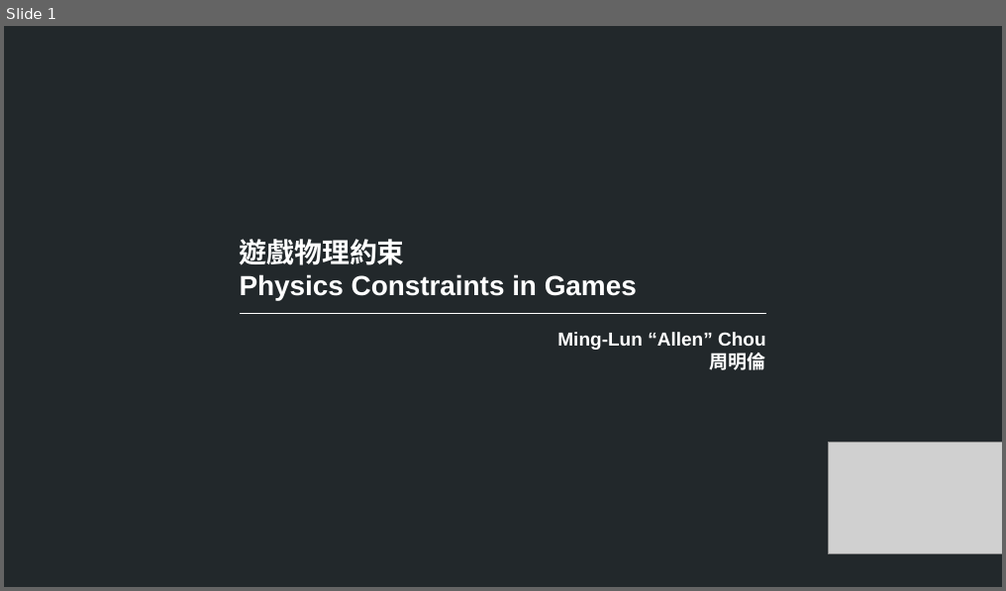
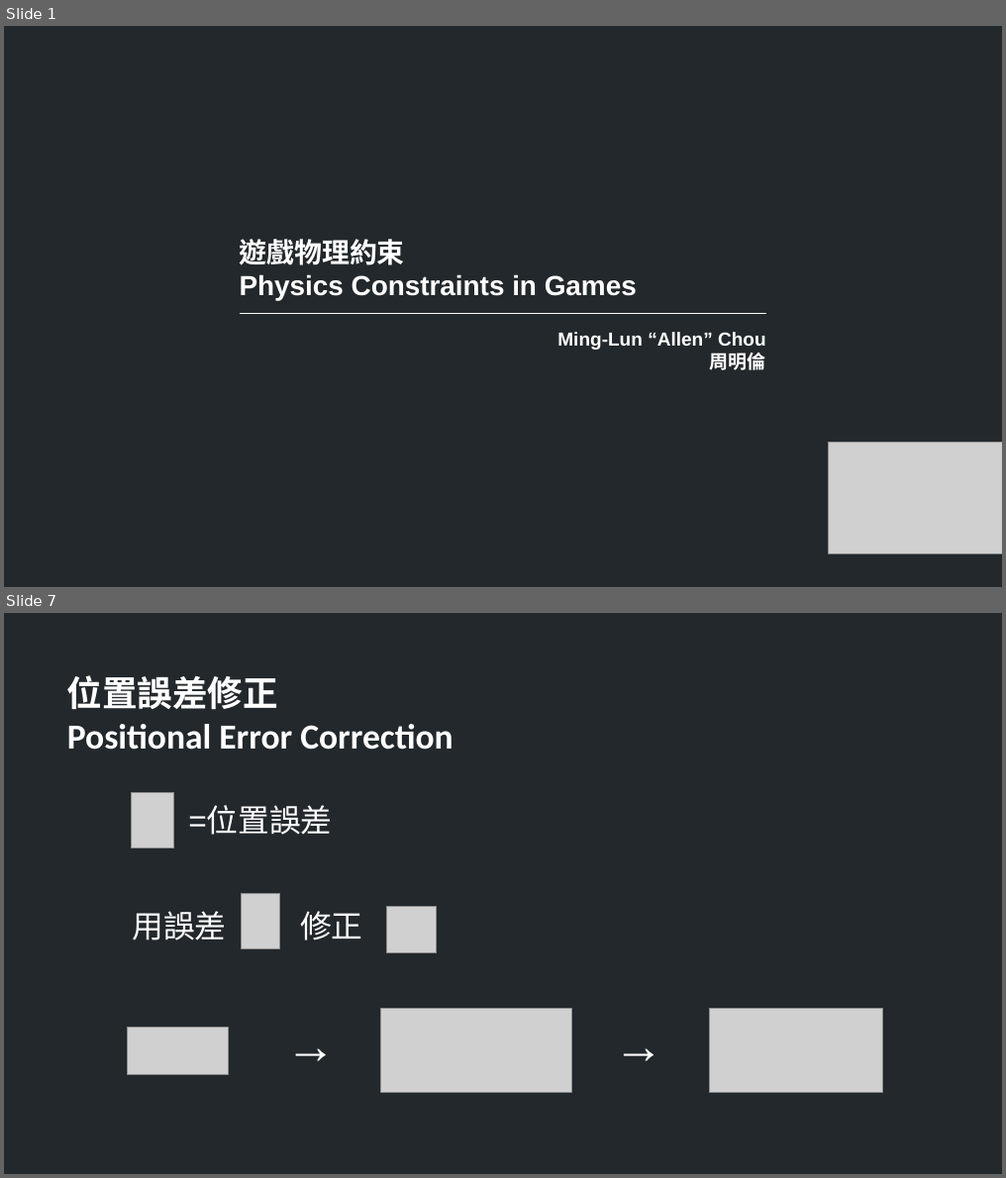
Before and after one commit to TheAllenChou/unity-physics-constraints, a slide deck: slides/physics constraints in games.odp. Shown one above the other, each under a label of ours: slide 1 before the commit, slides 1 and 7 after it; the slides between them are not shown. The pictures are 1006x591 and 1006x1178 pixels, drawn with LibreOffice and Linux fonts; fonts in the diff are those of the drawing; grey boxes stand for pictures. Boxes give left, top, right and bottom in pixels: in the first picture for what was removed or moved away, otherwise in the second. Text is boxed around its words. In the diff, an @@ line names an element or a change of style, - is before the commit and + after.

```diff
--- a/slides/physics constraints in games.odp
+++ b/slides/physics constraints in games.odp
@@ slide 7 added at box(4, 613, 1002, 1174), background #22282B @@
@@ text added at box(67, 675, 452, 750), 28 pt, text #FFFFFF, bold @@
+位置誤差修正
+Positional Error Correction
@@ picture added at box(131, 793, 174, 849) @@
@@ text added at box(188, 807, 332, 835), 25 pt, text #FFFFFF @@
+=位置誤差
@@ picture added at box(241, 894, 279, 949) @@
@@ picture added at box(386, 906, 436, 954) @@
@@ text added at box(132, 911, 226, 941), 25 pt, text #FFFFFF @@
+用誤差
@@ text added at box(300, 911, 362, 941), 25 pt, text #FFFFFF @@
+修正
@@ picture added at box(127, 1028, 229, 1074) @@
@@ text added at box(276, 1010, 345, 1074), 40 pt, text #FFFFFF @@
+→
@@ picture added at box(381, 1009, 571, 1093) @@
@@ text added at box(604, 1010, 672, 1074), 40 pt, text #FFFFFF @@
+→
@@ picture added at box(710, 1009, 882, 1093) @@
```
Also in this commit, not shown: 9 other slides added, 1 slide removed.
